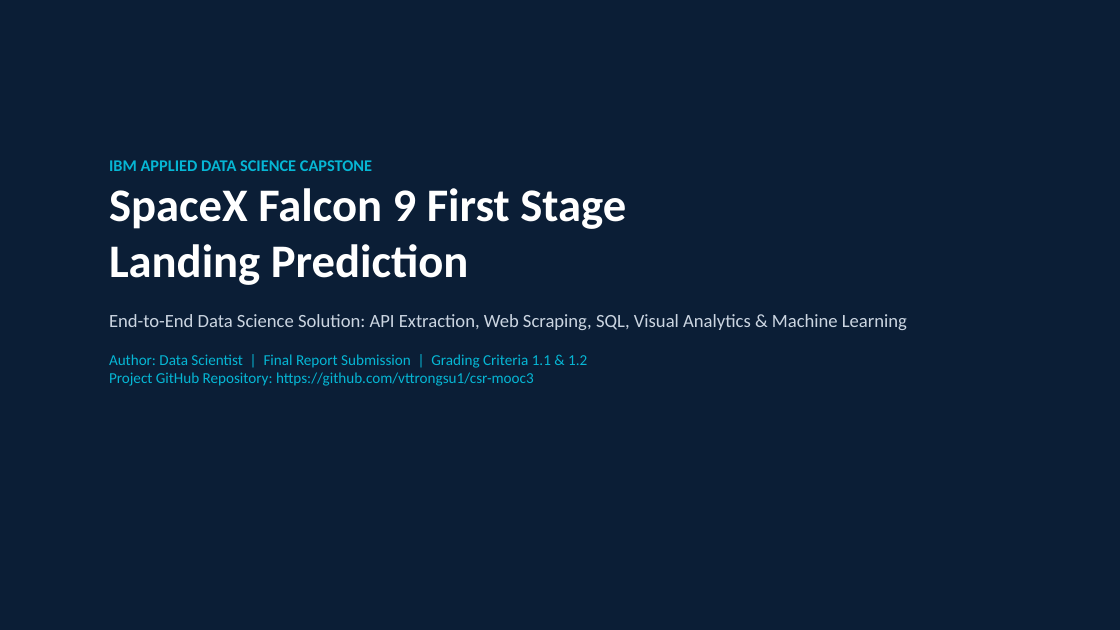
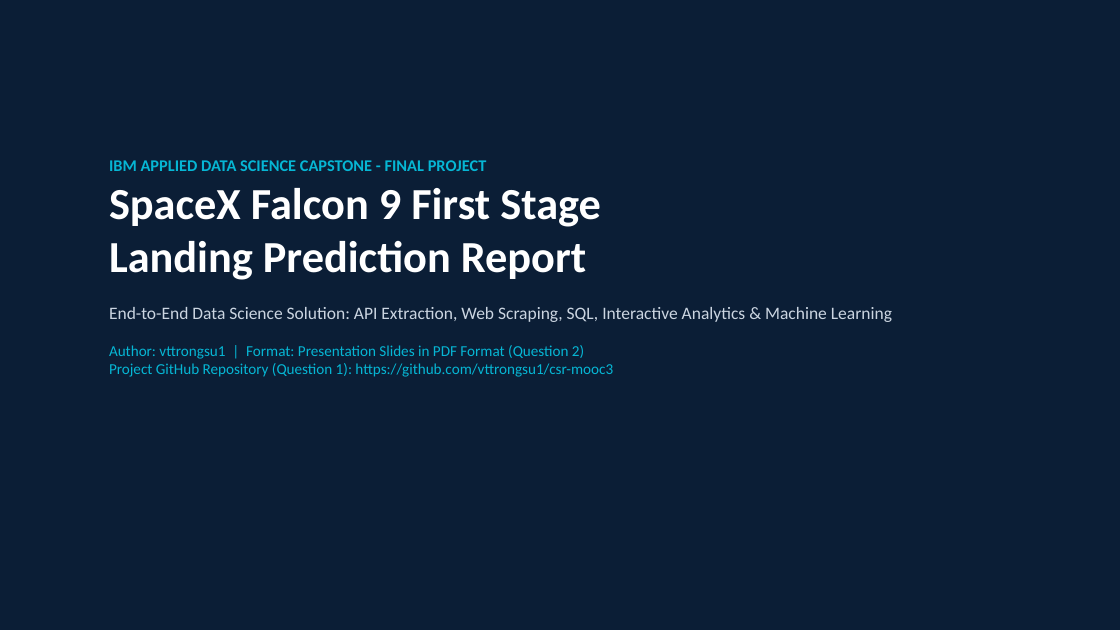
Before and after one commit to vttrongsu1/csr-mooc3, a slide deck: slide 1 of Data Science Capstone Project Report.pptx. Drawn at 1120x630 pixels with LibreOffice and Linux fonts; fonts in the diff are those of the drawing. Boxes give left, top, right and bottom in pixels: in the first picture for what was removed or moved away, otherwise in the second. Text is boxed around its words. In the diff, an @@ line names an element or a change of style, - is before the commit and + after.

Commit message:
Update to 12-slide layout strictly mapped to Coursera evaluation questions 1-15

```diff
--- a/Data Science Capstone Project Report.pptx
+++ b/Data Science Capstone Project Report.pptx
@@ text at [109,160,892,377]: text changed @@
-IBM APPLIED DATA SCIENCE CAPSTONE
-SpaceX Falcon 9 First Stage
-Landing Prediction
-End-to-End Data Science Solution: API Extraction, Web Scraping, SQL, Visual Analytics & Machine Learning
-Author: Data Scientist | Final Report Submission | Grading Criteria 1.1 & 1.2
-Project GitHub Repository: https://github.com/vttrongsu1/csr-mooc3
+IBM APPLIED DATA SCIENCE CAPSTONE - FINAL PROJECT
+SpaceX Falcon 9 First Stage
+Landing Prediction Report
+End-to-End Data Science Solution: API Extraction, Web Scraping, SQL, Interactive Analytics & Machine Learning
+Author: vttrongsu1 | Format: Presentation Slides in PDF Format (Question 2)
+Project GitHub Repository (Question 1): https://github.com/vttrongsu1/csr-mooc3
```
Also in this commit, not shown: 8 other slides changed, 3 slides added, 12 slides removed, 4 other files.
